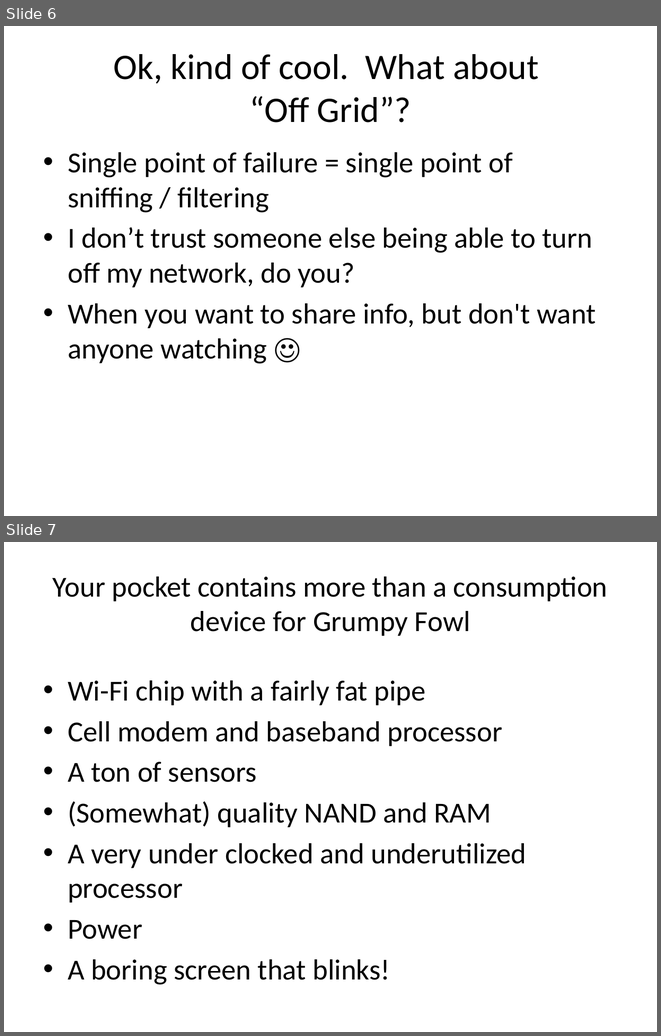
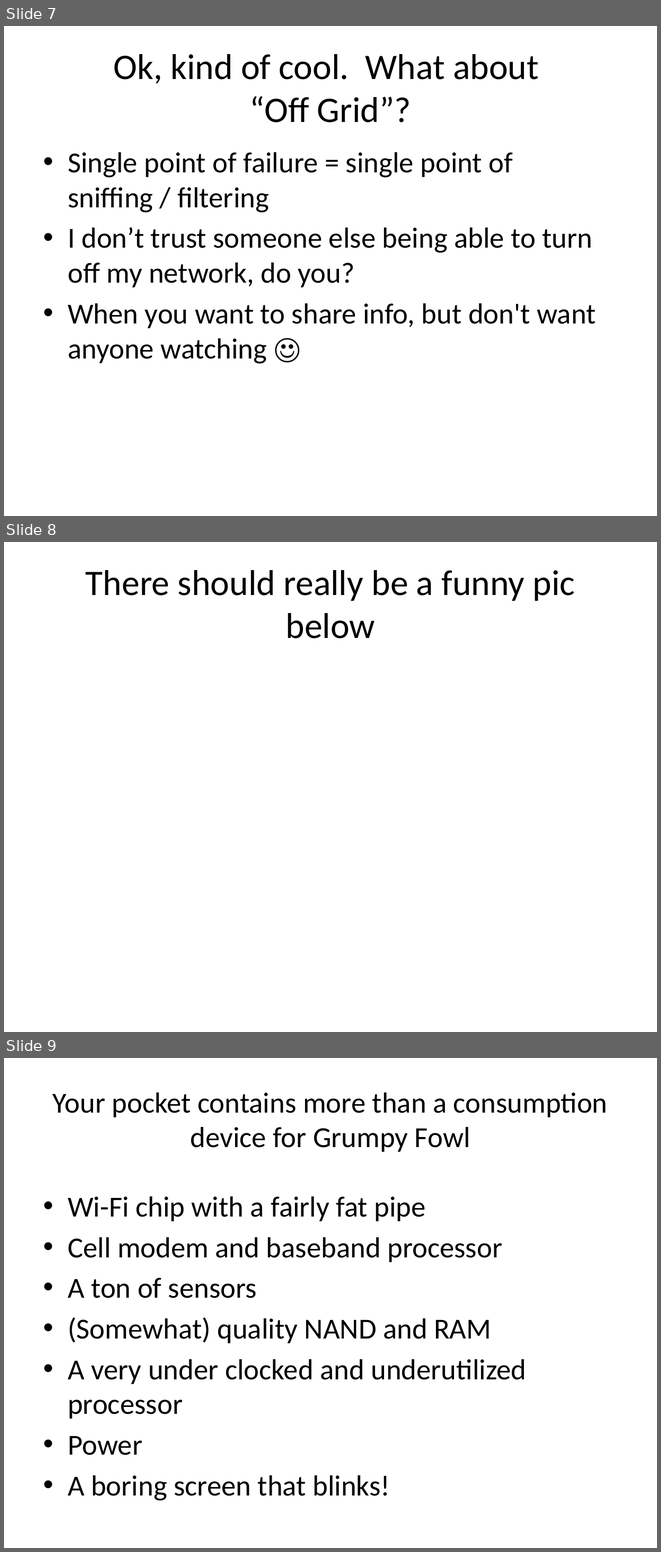
Before and after one commit to monk-dot/SPAN, a slide deck: SPAN DEFCON XX.pptx. Shown one above the other, each under a label of ours: slides 6 and 7 before the commit, slides 7, 8 and 9 after it. The pictures are 661x1036 and 661x1552 pixels, drawn with LibreOffice and Linux fonts; fonts in the diff are those of the drawing. Boxes give left, top, right and bottom in pixels: in the first picture for what was removed or moved away, otherwise in the second. Text is boxed around its words. In the diff, an @@ line names an element or a change of style, - is before the commit and + after.

```diff
--- a/SPAN DEFCON XX.pptx
+++ b/SPAN DEFCON XX.pptx
@@ slide 8 added at box(4, 542, 657, 1032), background #FFFFFF @@
@@ title added at box(86, 570, 575, 638), 39.6 pt, text #000000 @@
+There should really be a funny pic below
@@ what was slide 6 is now slide 7 @@
@@ what was slide 7 is now slide 9 @@
```
Also in this commit, not shown: 5 slides changed, 1 other slide added.
